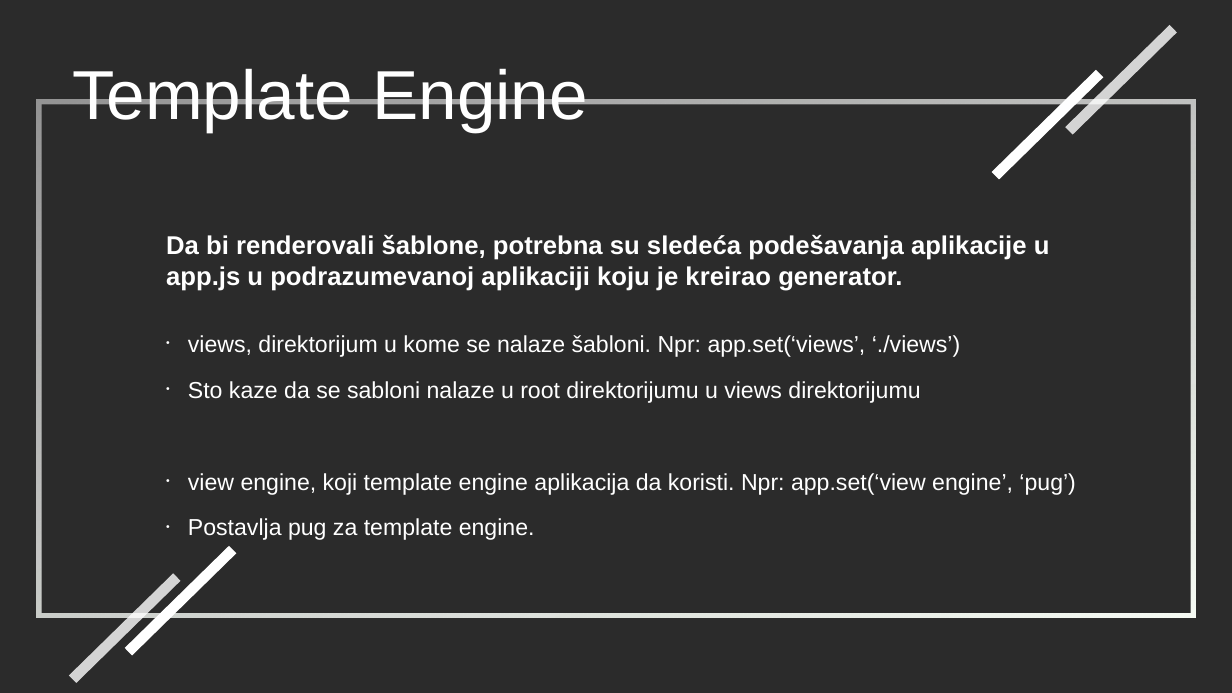
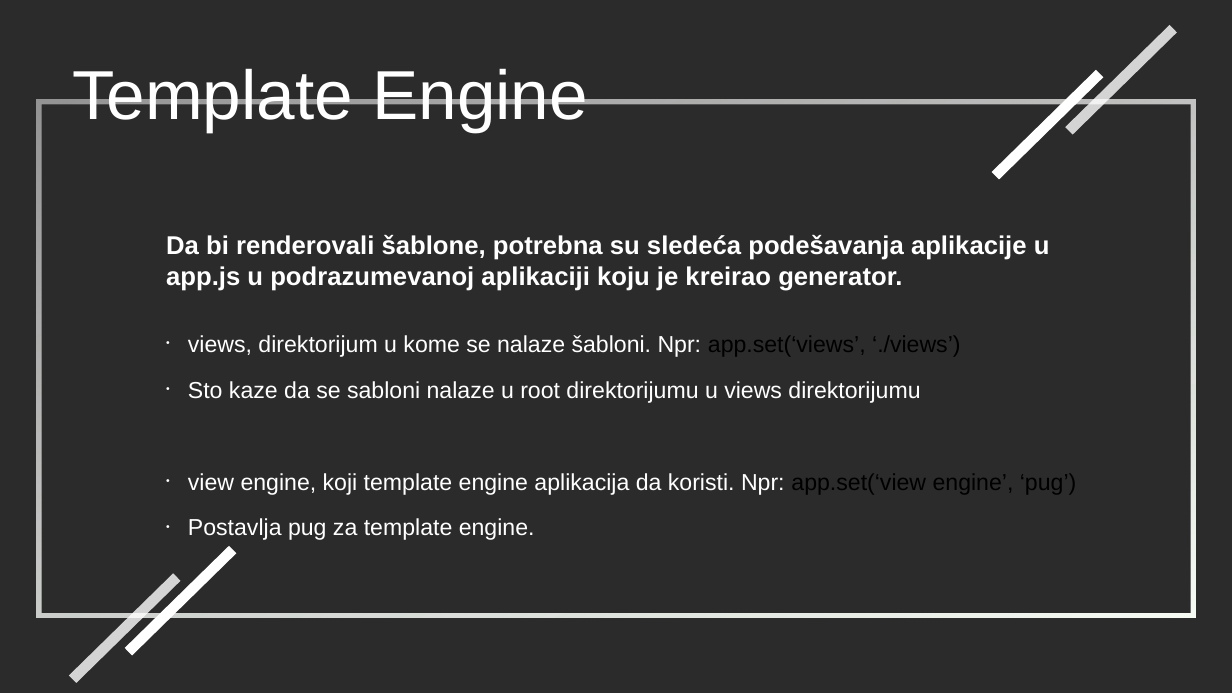
Before and after one commit to stefoverflow/NaperdnoSoftverskoInzenjerstvo, a slide deck: slide 34 of prezentacija.odp (slide 29 before the commit). Drawn at 1232x693 pixels with LibreOffice and Linux fonts; fonts in the diff are those of the drawing; background and template pictures are left out; a plain dark background stands for a picture behind light text. Boxes give left, top, right and bottom in pixels: in the first picture for what was removed or moved away, otherwise in the second. Text is boxed around its words. In the diff, an @@ line names an element or a change of style, - is before the commit and + after.

```diff
--- a/prezentacija.odp
+++ b/prezentacija.odp
@@ text at (188,335,1076,495): text colour #FFFFFF to #000000 in "app.set(‘views’, ‘./views’)", "app.set(‘view engine’, ‘pug’)" @@
```
Also in this commit, not shown: 18 other slides changed, 5 slides added, 6 other files.
